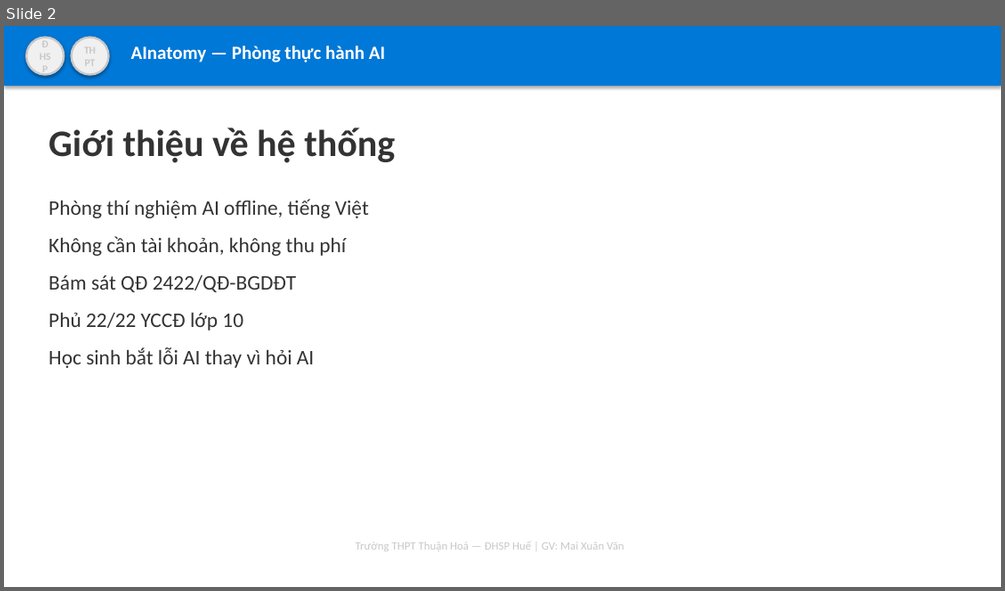
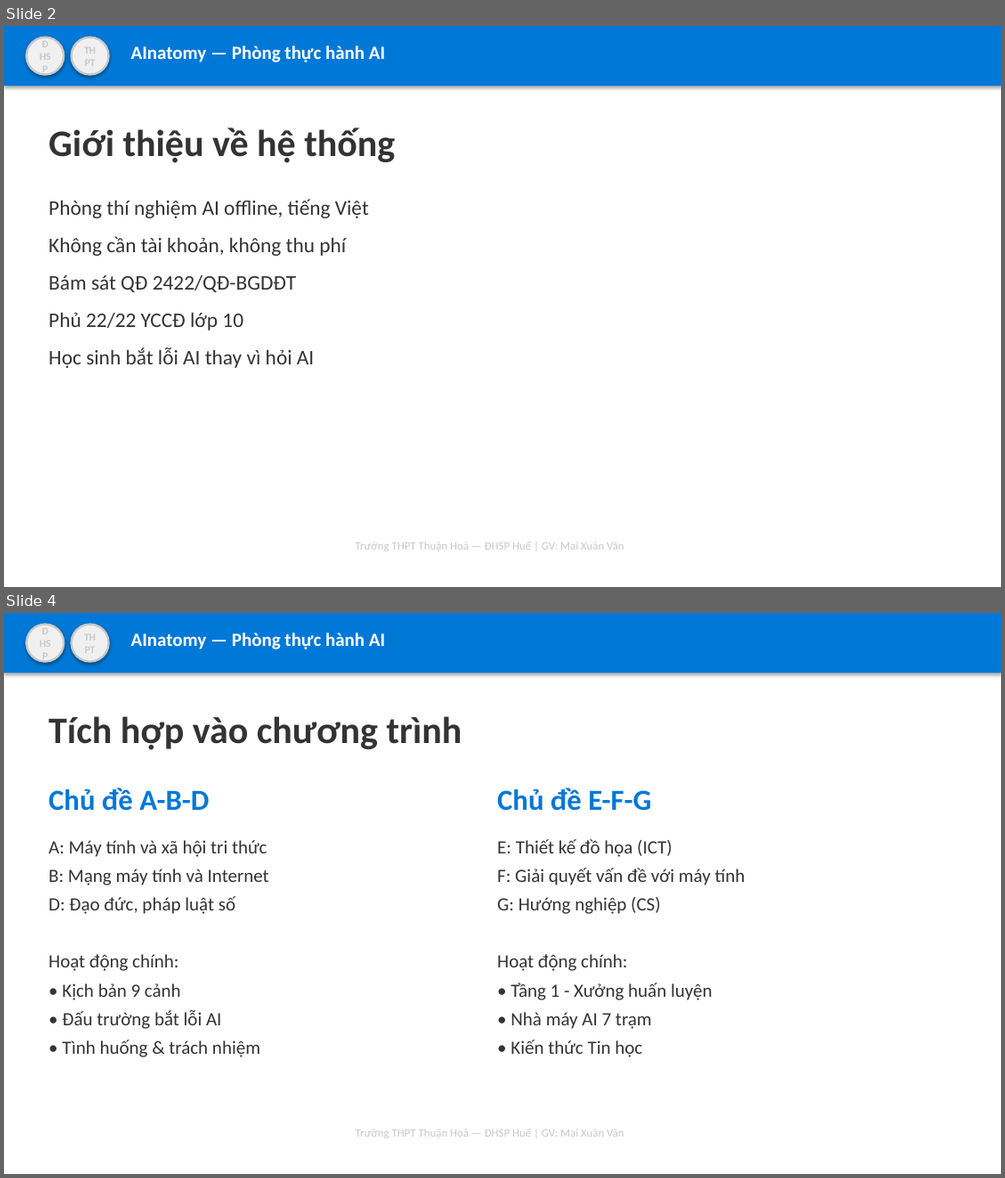
Before and after one commit to mxuanvan02/ainatomy, a slide deck: template_thuanhoa.pptx. Shown one above the other, each under a label of ours: slide 2 before the commit, slides 2 and 4 after it; the slides between them are not shown. The pictures are 1005x591 and 1005x1178 pixels, drawn with LibreOffice and Linux fonts; fonts in the diff are those of the drawing. Boxes give left, top, right and bottom in pixels: in the first picture for what was removed or moved away, otherwise in the second. Text is boxed around its words. In the diff, an @@ line names an element or a change of style, - is before the commit and + after.

Commit message:
Thêm template PowerPoint 8 slides và tài liệu tích hợp chương trình
- Tạo template_thuanhoa.pptx với 8 slides: bìa, giới thiệu, mục lục, 2 cột, kết thúc, giới thiệu hệ thống, tích hợp chương trình, hướng dẫn sử dụng
- Thêm HUONG_DAN_TICH_HOP.md: hướng dẫn tích hợp AInatomy vào 28 bài SGK Tin học 10
- Thêm HUONG_DAN_CHEN_LOGO.md: hướng dẫn chèn logo trường vào template
- Cập nhật README.md: thêm thông tin tác giả GV Mai Xuân Văn
- Nghiệm thu: 97/97 tiêu chí đạt

```diff
--- a/template_thuanhoa.pptx
+++ b/template_thuanhoa.pptx
@@ slide 4 added at [4, 613, 1001, 1174], background #FFFFFF @@
@@ rectangle added at [4, 613, 1001, 673], fill #0078D7 @@
@@ ellipse added at [26, 625, 64, 662], fill #F0F0F0, outline #C8C8C8 2 pt, 10 pt, text #C8C8C8, bold @@
+ĐHSP
@@ ellipse added at [72, 625, 109, 662], fill #F0F0F0, outline #C8C8C8 2 pt, 10 pt, text #C8C8C8, bold @@
+THPT
@@ text added at [131, 633, 385, 649], 18 pt, text #FFFFFF, bold @@
+AInatomy — Phòng thực hành AI
@@ text added at [48, 716, 462, 750], 36 pt, text #333333, bold @@
+Tích hợp vào chương trình
@@ text added at [48, 787, 269, 1057], 18 pt, text #333333 @@
+Chủ đề A-B-D
+A: Máy tính và xã hội tri thức
+B: Mạng máy tính và Internet
+D: Đạo đức, pháp luật số
+Hoạt động chính:
+• Kịch bản 9 cảnh
+• Đấu trường bắt lỗi AI
+• Tình huống & trách nhiệm
@@ text added at [497, 787, 745, 1057], 18 pt, text #333333 @@
+Chủ đề E-F-G
+E: Thiết kế đồ họa (ICT)
+F: Giải quyết vấn đề với máy tính
+G: Hướng nghiệp (CS)
+Hoạt động chính:
+• Tầng 1 - Xưởng huấn luyện
+• Nhà máy AI 7 trạm
+• Kiến thức Tin học
@@ text added at [356, 1129, 623, 1138], 11 pt, text #C8C8C8 @@
+Trường THPT Thuận Hoá — ĐHSP Huế | GV: Mai Xuân Văn
```
Also in this commit, not shown: 5 other slides added, 2 other files.
